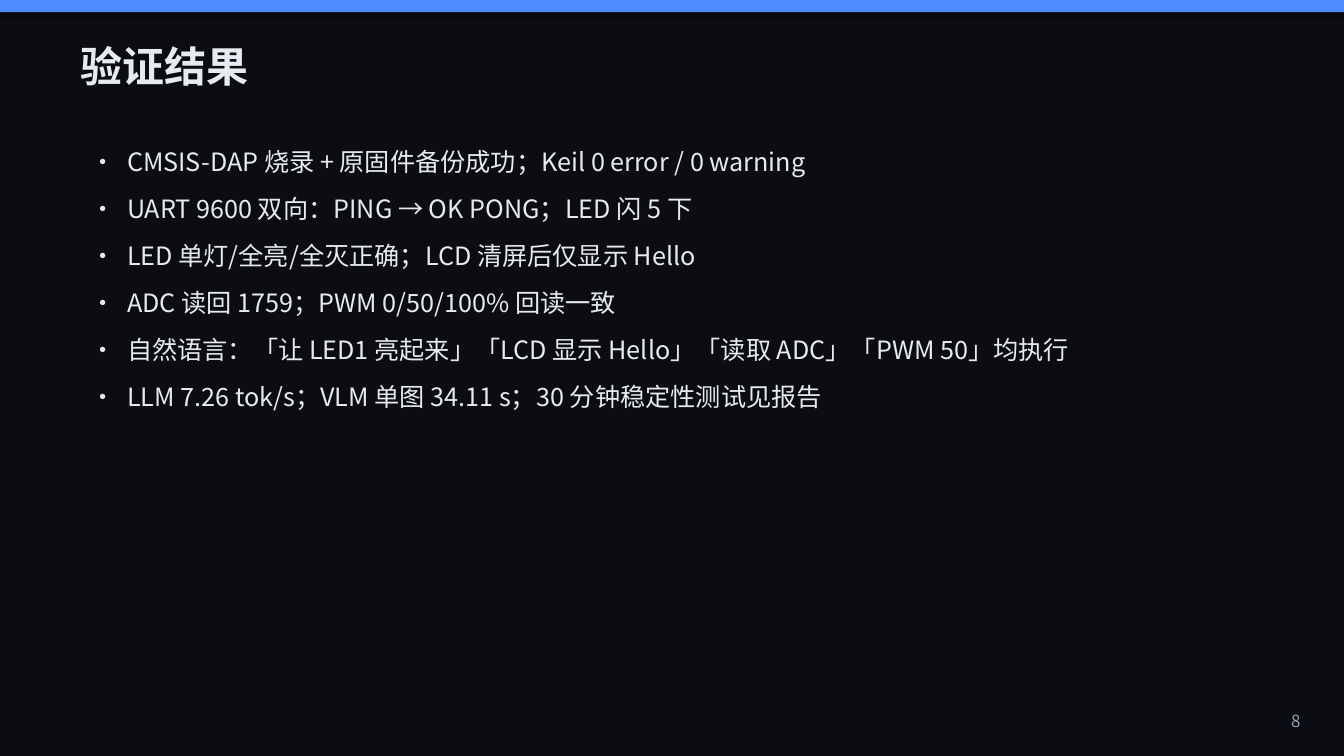
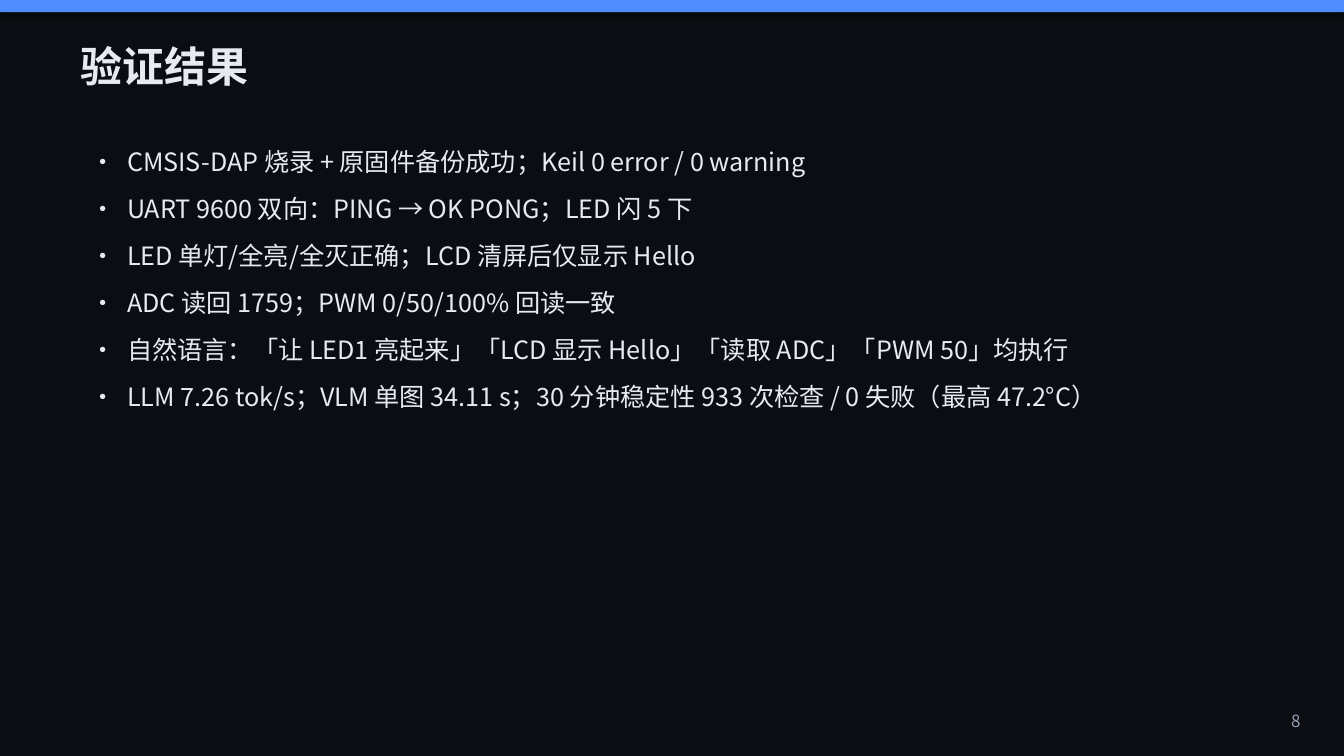
Before and after one commit to Apple-1814/Design-and-Implementation-of-an-Edge-Side-Multimodal-AI-Interaction-Terminal-Based-on-Raspberry-Pi-4, a slide deck: slide 8 of paper/答辩PPT.pptx. Drawn at 1344x756 pixels with LibreOffice and Linux fonts; fonts in the diff are those of the drawing. Boxes give left, top, right and bottom in pixels: in the first picture for what was removed or moved away, otherwise in the second. Text is boxed around its words. In the diff, an @@ line names an element or a change of style, - is before the commit and + after.

```diff
--- a/paper/答辩PPT.pptx
+++ b/paper/答辩PPT.pptx
@@ text at (x1=127, y1=384, x2=1097, y2=411): text changed @@
-• LLM 7.26 tok/s；VLM 单图 34.11 s；30 分钟稳定性测试见报告
+• LLM 7.26 tok/s；VLM 单图 34.11 s；30 分钟稳定性 933 次检查 / 0 失败（最高 47.2°C）
```
Also in this commit, not shown: 11 other files.
